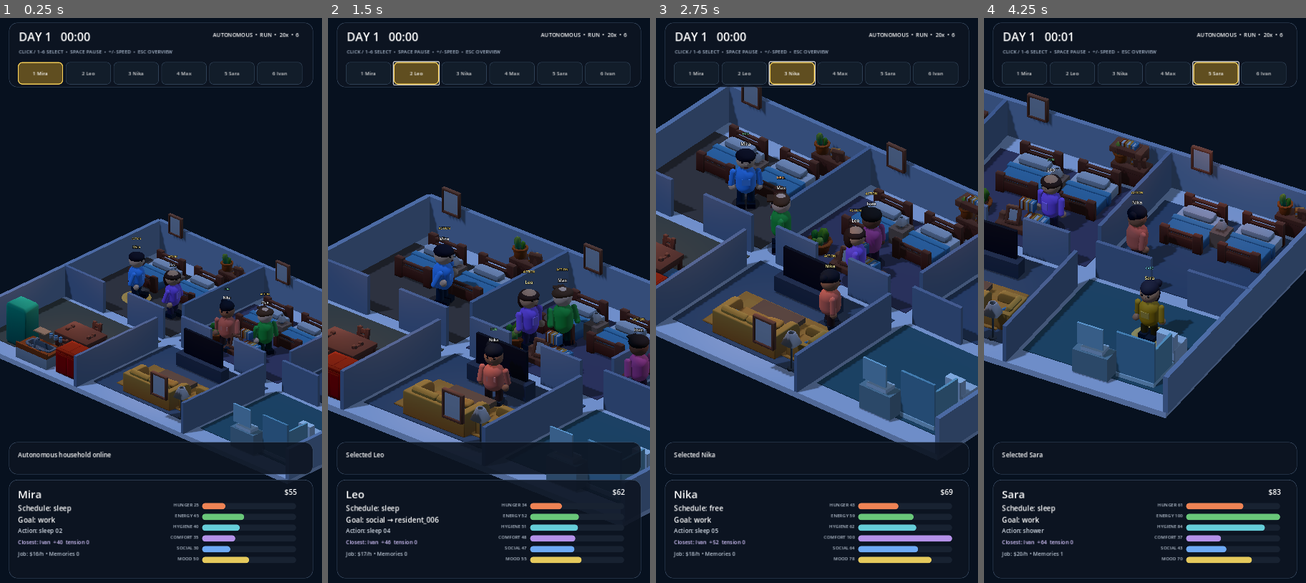
Above: before the commit, frames 1-4 (left to right).
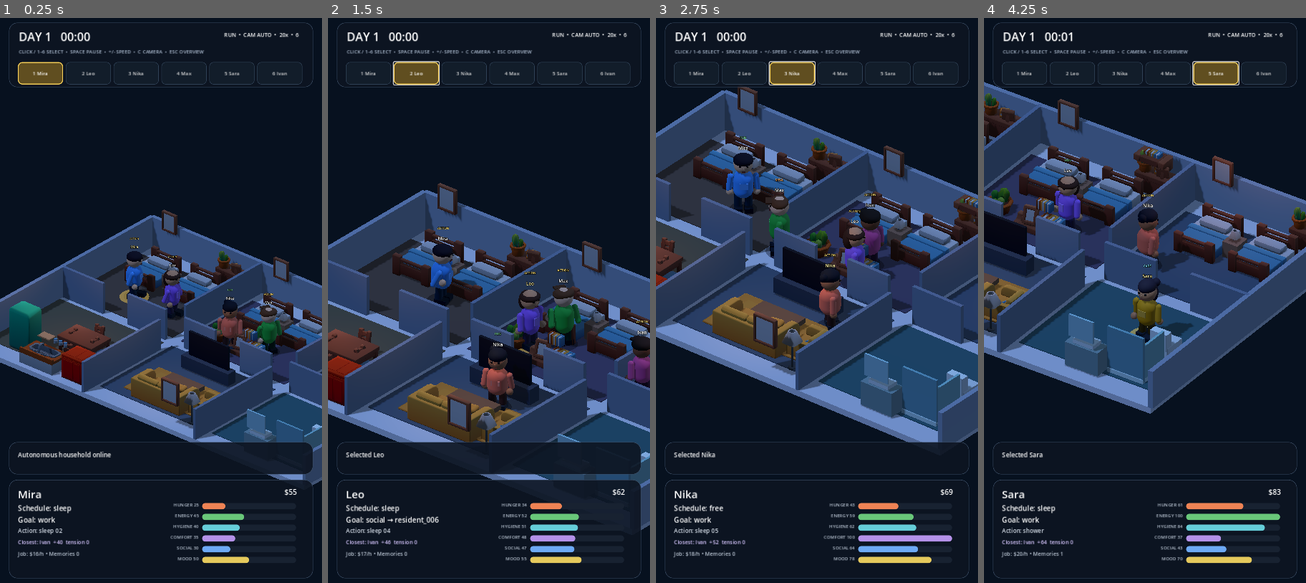
Above: after the commit, the same moments.

Repository: motomotoo2001-maker/lifebox-live
Game: Godot game, scene res://scenes/main/lifebox_live.tscn
Same seed, same stepped clock (60 frames per second), same inputs: the game is played once before the commit and once after it.
Inputs:
- Up to frame 1 (0.25 s): no input
- Up to frame 2 (1.5 s): click "1 Mira" at 0.5 s; click "2 Leo" at 1.25 s
- Up to frame 3 (2.75 s): click "3 Nika" at 2 s
- Up to frame 4 (4.25 s): click "4 Max" at 2.75 s; click "5 Sara" at 3.5 s

The runs differ from the first frame. In frame 1, 10% of the frame differs, in the area x 0-100%, y 2-83%; in frame 2, 10%; in frame 3, 12%; in frame 4, 21%, in the area x 0-100%, y 2-71%.

Commit message:
feat: add camera modes and improve portrait composition

Diff:
--- a/scenes/ui/visual_hud.tscn
+++ b/scenes/ui/visual_hud.tscn
@@ -39,7 +39,7 @@
 offset_top = 56.0
 offset_right = 648.0
 offset_bottom = 78.0
-text = "CLICK / 1–6 SELECT  •  SPACE PAUSE  •  +/- SPEED  •  ESC OVERVIEW"
+text = "CLICK / 1–6 SELECT  •  SPACE PAUSE  •  +/- SPEED  •  C CAMERA  •  ESC OVERVIEW"
 modulate = Color(0.68, 0.74, 0.82, 1)
 
 [node name="ResidentStrip" type="HBoxContainer" parent="TopPanel"]
--- a/scripts/presentation/camera/vertical_camera_rig.gd
+++ b/scripts/presentation/camera/vertical_camera_rig.gd
@@ -6,15 +6,18 @@
 @export var establishing_ortho_size: float = 30.0
 @export var focus_ortho_size: float = 20.5
 @export var transition_speed: float = 4.5
+@export var focus_translation_strength: float = 0.55
 
 @onready var camera: Camera3D = $Camera3D
 
 var _desired_target: Vector3 = Vector3.ZERO
 var _current_target: Vector3 = Vector3.ZERO
+var _desired_position: Vector3 = Vector3.ZERO
 var _desired_size: float = 30.0
 
 func _ready() -> void:
 	global_position = establishing_position
+	_desired_position = establishing_position
 	_desired_target = establishing_target
 	_current_target = establishing_target
 	_desired_size = maxf(establishing_ortho_size, 1.0)
@@ -30,12 +33,13 @@
 
 	var speed := maxf(transition_speed, 0.01)
 	var weight := 1.0 - exp(-speed * delta)
+	global_position = global_position.lerp(_desired_position, weight)
 	_current_target = _current_target.lerp(_desired_target, weight)
 	camera.size = lerpf(camera.size, _desired_size, weight)
 	_apply_target()
 
 func set_establishing_view() -> void:
-	global_position = establishing_position
+	_desired_position = establishing_position
 	_desired_target = establishing_target
 	_desired_size = maxf(establishing_ortho_size, 1.0)
 
@@ -53,6 +57,13 @@
 	):
 		view_size = requested_size
 
+	var planar_offset := Vector3(
+		target.x - establishing_target.x,
+		0.0,
+		target.z - establishing_target.z
+	)
+	var strength := clampf(focus_translation_strength, 0.0, 1.0)
+	_desired_position = establishing_position + planar_offset * strength
 	_desired_target = target
 	_desired_size = maxf(view_size, 1.0)
 
--- a/scripts/presentation/ui/visual_hud.gd
+++ b/scripts/presentation/ui/visual_hud.gd
@@ -40,6 +40,7 @@
 var _latest_event: String = "Simulation online"
 var _refresh_accumulator: float = 0.0
 var _simulation_running: bool = true
+var _camera_mode_text: String = "AUTO"
 
 func _ready() -> void:
 	_connect_resident_buttons()
@@ -67,6 +68,12 @@
 
 func set_simulation_running(value: bool) -> void:
 	_simulation_running = value
+	refresh()
+
+func set_camera_mode_text(value: String) -> void:
+	_camera_mode_text = value.strip_edges().to_upper()
+	if _camera_mode_text.is_empty():
+		_camera_mode_text = "AUTO"
 	refresh()
 
 func set_latest_event(value: String) -> void:
@@ -95,8 +102,9 @@
 		hour,
 		minute,
 	]
-	status_label.text = "AUTONOMOUS  •  %s  •  %.0fx  •  %d" % [
+	status_label.text = "%s  •  CAM %s  •  %.0fx  •  %d" % [
 		"RUN" if _simulation_running else "PAUSED",
+		_camera_mode_text,
 		_world.clock.get_time_scale(),
 		_world.characters().size(),
 	]
--- a/scripts/presentation/visual_simulation_shell.gd
+++ b/scripts/presentation/visual_simulation_shell.gd
@@ -1,5 +1,9 @@
 class_name VisualSimulationShell
 extends Node3D
+
+const CAMERA_MODE_AUTO: StringName = &"auto"
+const CAMERA_MODE_FOLLOW: StringName = &"follow"
+const CAMERA_MODE_OVERVIEW: StringName = &"overview"
 
 const RESIDENT_ACTOR_SCENE := preload(
 	"res://scenes/characters/resident_actor_3d.tscn"
@@ -8,6 +12,7 @@
 @export var advance_simulation: bool = true
 @export var manual_focus_seconds: float = 6.0
 @export var manual_focus_ortho_size: float = 16.5
+@export var camera_mode: StringName = CAMERA_MODE_AUTO
 
 @onready var household: HouseholdBlockout = $HouseholdBlockout
 @onready var resident_actors: Node3D = $ResidentActors
@@ -24,6 +29,8 @@
 func _ready() -> void:
 	if camera_director != null:
 		camera_director.bind_camera_rig(camera_rig)
+	if hud != null:
+		hud.set_camera_mode_text(_camera_mode_display())
 	if (
 		hud != null
 		and not hud.resident_requested.is_connected(
@@ -70,11 +77,14 @@
 		return
 
 	if key_event.keycode == KEY_ESCAPE:
-		_manual_focus_remaining = 0.0
-		if camera_director != null:
-			camera_director.force_establishing()
+		set_camera_mode(CAMERA_MODE_OVERVIEW)
 		if hud != null:
 			hud.set_latest_event("Camera overview")
+		get_viewport().set_input_as_handled()
+		return
+
+	if key_event.keycode == KEY_C:
+		cycle_camera_mode()
 		get_viewport().set_input_as_handled()
 		return
 
@@ -223,6 +233,43 @@
 	var slot_index := maxi(suffix - 1, 0) % sofa_slots.size()
 	return target + sofa_slots[slot_index]
 
+func set_camera_mode(value: StringName) -> bool:
+	if value not in [
+		CAMERA_MODE_AUTO,
+		CAMERA_MODE_FOLLOW,
+		CAMERA_MODE_OVERVIEW,
+	]:
+		return false
+
+	camera_mode = value
+	_manual_focus_remaining = 0.0
+	if camera_director != null:
+		camera_director.force_establishing()
+	if hud != null:
+		hud.set_camera_mode_text(_camera_mode_display())
+	return true
+
+func cycle_camera_mode() -> StringName:
+	match camera_mode:
+		CAMERA_MODE_AUTO:
+			set_camera_mode(CAMERA_MODE_FOLLOW)
+		CAMERA_MODE_FOLLOW:
+			set_camera_mode(CAMERA_MODE_OVERVIEW)
+		_:
+			set_camera_mode(CAMERA_MODE_AUTO)
+	if hud != null:
+		hud.set_latest_event("Camera: %s" % _camera_mode_display())
+	return camera_mode
+
+func _camera_mode_display() -> String:
+	match camera_mode:
+		CAMERA_MODE_FOLLOW:
+			return "FOLLOW"
+		CAMERA_MODE_OVERVIEW:
+			return "OVERVIEW"
+		_:
+			return "AUTO"
+
 func _shift_time_scale(direction: int) -> void:
 	if _world == null or direction == 0:
 		return
@@ -292,6 +339,19 @@
 
 func _update_camera_director(delta: float) -> void:
 	if camera_director == null or _world == null:
+		return
+
+	if camera_mode == CAMERA_MODE_OVERVIEW:
+		camera_director.force_establishing()
+		return
+
+	if camera_mode == CAMERA_MODE_FOLLOW:
+		var selected_actor := actor_for(_selected_resident_id)
+		if selected_actor != null and camera_rig != null:
+			camera_rig.focus_world_position(
+				selected_actor.global_position + Vector3(0.0, 0.85, 0.0),
+				manual_focus_ortho_size
+			)
 		return
 
 	if _manual_focus_remaining > 0.0:
--- a/tests/runtime/test_vertical_camera_rig_contract.gd
+++ b/tests/runtime/test_vertical_camera_rig_contract.gd
@@ -36,6 +36,9 @@
 		elif camera.size <= 0.0:
 			failures.append("VerticalCameraRig orthographic size must be positive")
 
+	if not "focus_translation_strength" in rig:
+		failures.append("VerticalCameraRig must expose focus_translation_strength")
+
 	for method_name in [
 		"set_establishing_view",
 		"focus_world_position",
--- a/tests/runtime/test_visual_hud_contract.gd
+++ b/tests/runtime/test_visual_hud_contract.gd
@@ -71,6 +71,7 @@
 		"bind_world",
 		"set_selected_resident",
 		"set_simulation_running",
+		"set_camera_mode_text",
 		"set_latest_event",
 		"refresh",
 	]:
--- a/tests/runtime/test_visual_simulation_shell_contract.gd
+++ b/tests/runtime/test_visual_simulation_shell_contract.gd
@@ -47,12 +47,23 @@
 		"selected_resident_id",
 		"set_simulation_paused",
 		"is_simulation_paused",
+		"set_camera_mode",
+		"cycle_camera_mode",
 		"_on_hud_resident_requested",
 		"presentation_state_for",
 		"validate_visual_state",
 	]:
 		if not shell.has_method(method_name):
 			failures.append("VisualSimulationShell must expose %s()" % method_name)
+
+	if shell.has_method("set_camera_mode"):
+		if not shell.set_camera_mode(&"follow"):
+			failures.append("follow camera mode must be accepted")
+		if str(shell.camera_mode) != "follow":
+			failures.append("camera mode must persist follow")
+		if shell.set_camera_mode(&"invalid"):
+			failures.append("invalid camera mode must be rejected")
+		shell.set_camera_mode(&"auto")
 
 	if shell.has_method("set_simulation_paused") and shell.has_method("is_simulation_paused"):
 		shell.set_simulation_paused(true)
Not shown, added: docs/superpowers/plans/2026-10-06-camera-modes-composition.md
Not shown, added: docs/superpowers/specs/2026-10-06-camera-modes-composition-spec.md
